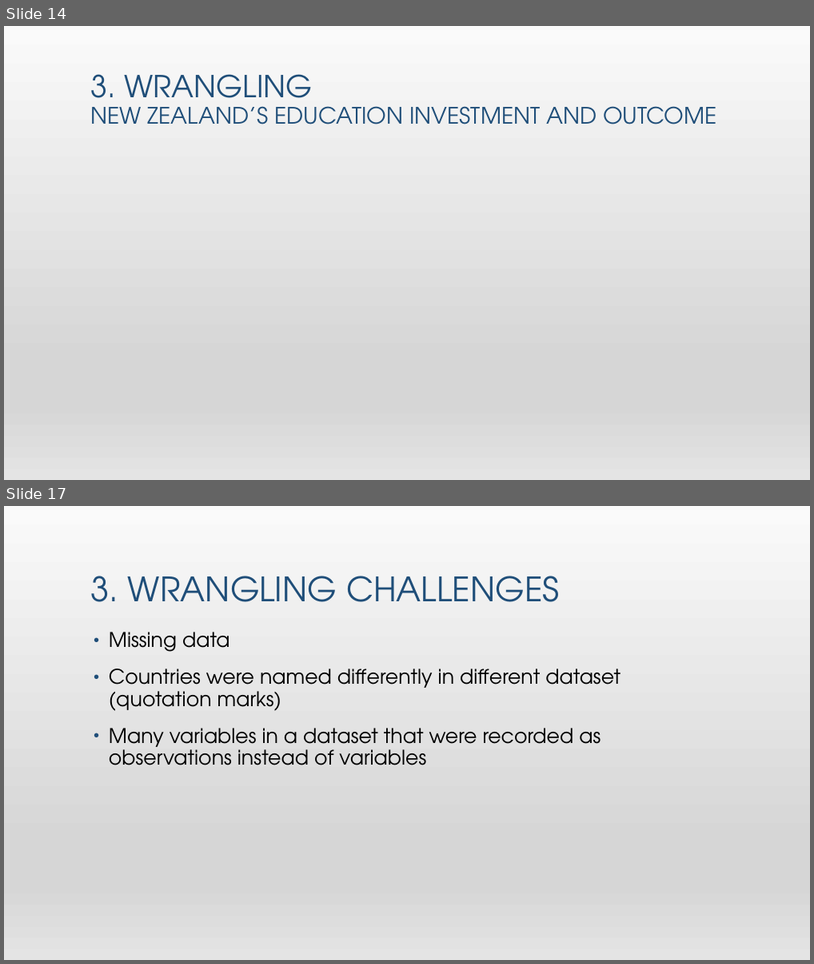
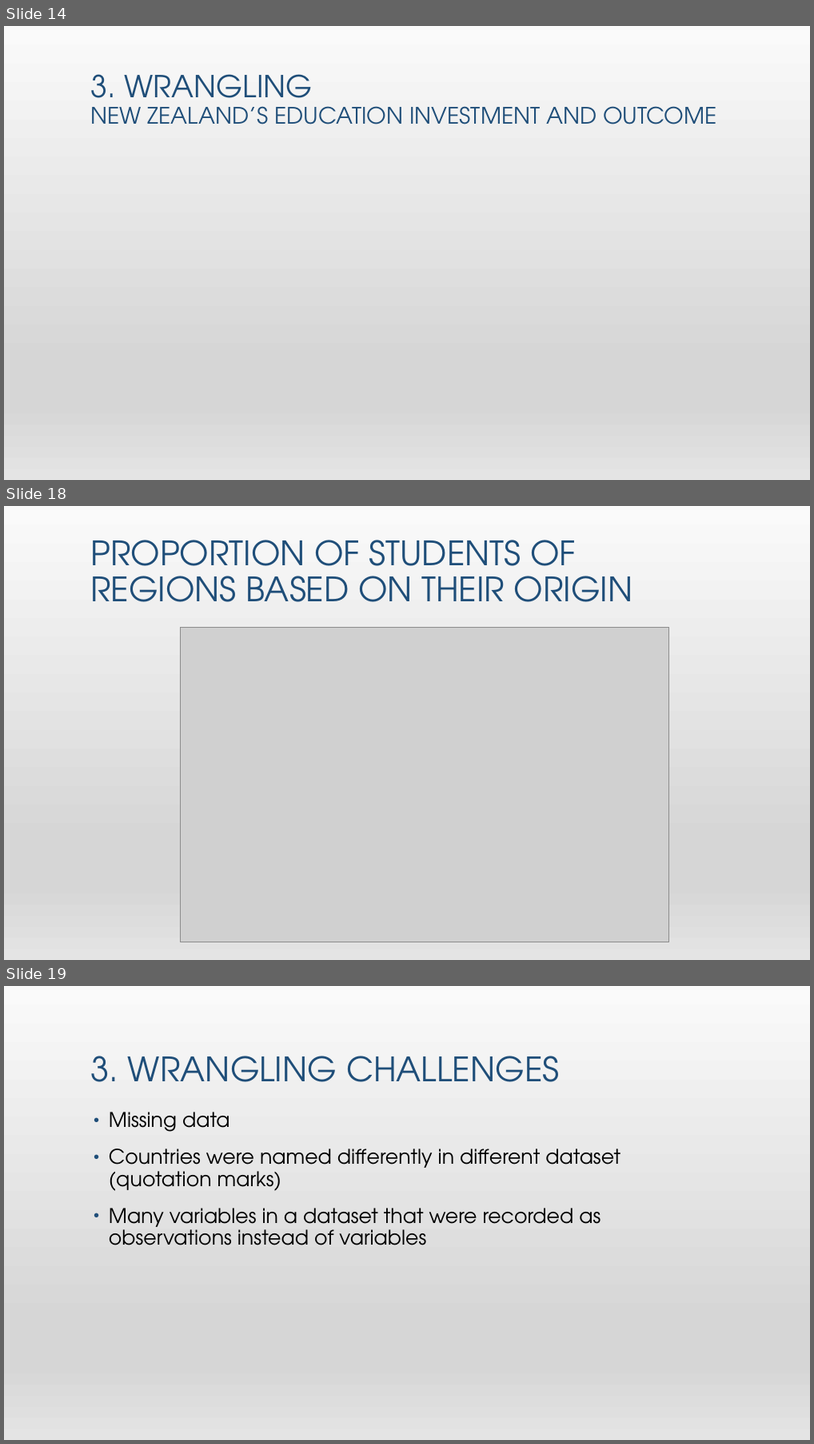
Before and after one commit to kimvan13/datawrangling, a slide deck: Wranglingpresentation.pptx. Shown one above the other, each under a label of ours: slides 14 and 17 before the commit, slides 14, 18 and 19 after it; the slides between them are not shown. The pictures are 814x964 and 814x1444 pixels, drawn with LibreOffice and Linux fonts; fonts in the diff are those of the drawing; grey boxes stand for pictures. Boxes give left, top, right and bottom in pixels: in the first picture for what was removed or moved away, otherwise in the second. Text is boxed around its words. In the diff, an @@ line names an element or a change of style, - is before the commit and + after.

```diff
--- a/Wranglingpresentation.pptx
+++ b/Wranglingpresentation.pptx
@@ slide 18 added at <box>4,506,810,960</box>, background gradient #F2F2F2 to #E7E6E6 to #FFFFFF to #D0CECE; not listed: 1 template element that a slide beside it also shows @@
@@ title added at <box>90,540,634,602</box>, 40 pt, text #1F4E79 @@
+PROPORTION OF STUDENTS OF REGIONS BASED ON THEIR ORIGIN
@@ picture added at <box>180,627,669,941</box> @@
@@ what was slide 17 is now slide 19 @@
```
Also in this commit, not shown: 3 slides changed, 1 other slide added.
